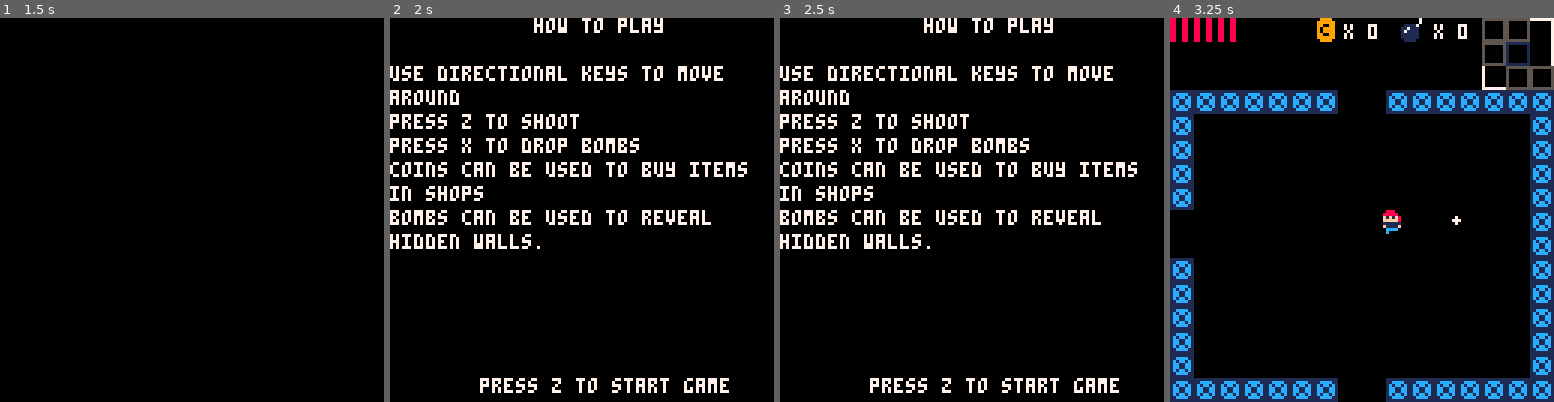
Above: before the commit, frames 1-4 (left to right).
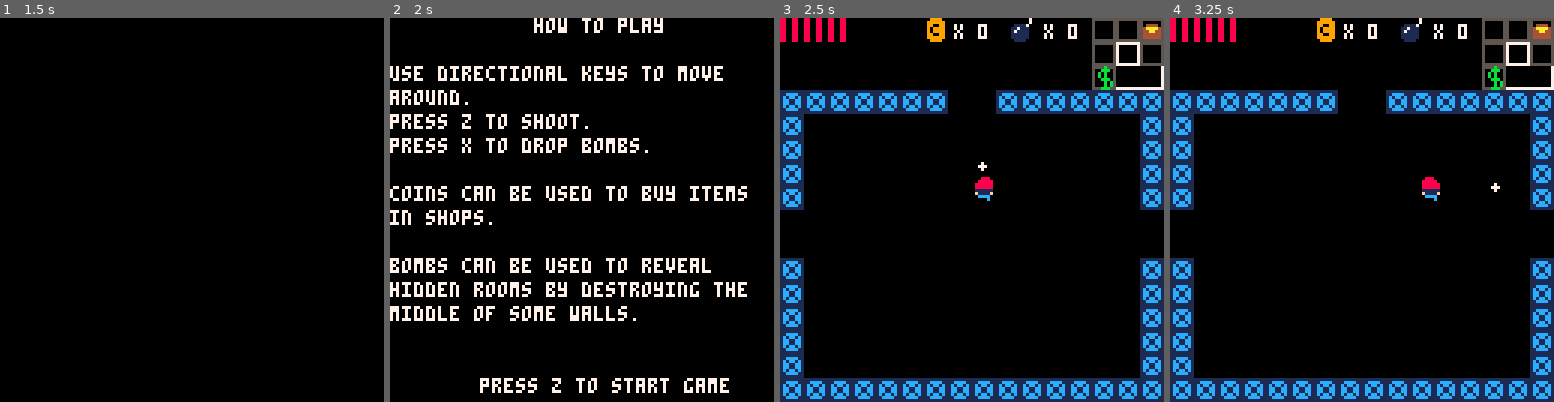
Above: after the commit, the same moments.

Repository: EliasJMote/Roguelike
Game: PICO-8 cartridge roguelike.p8
Two runs of this game, one before a commit and one after it. Both use one fixed random seed, a clock stepped at 60 frames per second and the inputs below.
Inputs:
- Up to frame 1 (1.5 s): tap X (X key) at 0.33, 1.07 s; tap O (Z key) at 0.7 s
- Up to frame 2 (2 s): hold Right from 1.6 s (still down); tap O (Z key) at 1.7 s; tap X (X key) at 1.85 s
- Up to frame 3 (2.5 s): release Right at 2.1 s; tap O (Z key) at 2.1 s; hold Up 2.15-2.42 s; hold Right from 2.47 s (still down)
- Up to frame 4 (3.25 s): tap O (Z key) at 2.5, 2.9 s; tap X (X key) at 2.97 s; release Right at 3.03 s; hold Left from 3.08 s (still down)

Frame 1 is identical in both runs. In frame 2, 8.7% of the frame differs, in the area x 0-93%, y 21-79%; in frame 3, 29%, in the area x 0-100%, y 0-100%; in frame 4, 3.4%.

Commit message:
V0.4.0 - Added ice shot powerup, stats screen, treasure rooms, post-hit invincibility, enemy health, chill status to enemies

Diff:
--- a/roguelike.p8
+++ b/roguelike.p8
@@ -40,7 +40,8 @@
         boss=8,
         shop=9,
         angel=2,
-        devil=2
+        devil=2,
+        treasure=2,
     }
 
     g.map_spr_table = {
@@ -55,14 +56,20 @@
         angel=25,
         devil=26,
         shop=27,
-        error=28,
+        treasure=28,
+        error=29,
     }
 
     g.rainbow_colors = {8,9,10,11,3,12,1,2}
 
     g.enemy_table_name = {demon=35,skeleton=37,wizard=39}
     g.enemy_table_ai = {demon=1,skeleton=3,wizard=2}
-    g.object_table_name = {penny=15,nickel=31,dime=47,bomb=63}
+    g.object_table_name =   {
+                                penny=15,nickel=31,dime=47,bomb=63,
+                                ice_shot=66,stone_shot=67,fire_shot=68,poison_shot=69,
+                            }
+
+    g.powerup_pool = {"ice_shot"}
     g.object_table_price = {penny=0,nickel=0,dime=0,heart=3,soul_heart=5,bomb=3}
 
     -- create helper functions accessible from the global state
@@ -235,6 +242,16 @@
         g.p1.bombs = 0
         g.p1.status = "normal"
         g.p1.status_timer = 0
+        g.p1.is_invincible = false
+        g.p1.inv_timer = 0
+
+        -- stats
+        g.p1.spd = 1.5
+        g.p1.shot_range = 56
+        g.p1.shot_atk = 1
+        g.p1.shot_cooldown = 15
+        g.p1.shot_statuses = {}
+        g.p1.luck = 0
 
         -- for debugging
         g.p1.current_status = 1
@@ -551,6 +568,9 @@
         end
 
         -- generate a treasure room
+        while(count_room_type(f,"treasure") == 0) do
+            g.e_pool,g.o_pool,f = create_room(g,f,"treasure")
+        end
 
         -- generate a secret room
         while(count_room_type(f,"secret") == 0) do
@@ -592,6 +612,10 @@
 
         for r in all(f) do
 
+            -- all rooms must be connected
+            if(count_room_connections(f,r) < 1) then
+                return false
+            end
 
             --[[
             if(r.name == "boss") then
@@ -917,6 +941,13 @@
                         g.p1.money += 10
                     elseif(o.name == "bomb") then
                         g.p1.bombs += 1
+                    elseif(o.name == "ice_shot") then
+                        add(g.p1.shot_statuses,"chill")
+                        for p in all(g.powerup_pool) do
+                            if(p == o.name) then
+                                del(g.powerup_pool,p)
+                            end
+                        end
                     end
                     sfx(2)
                 end
@@ -927,16 +958,18 @@
     end
 
     -- actor takes damage
-    function act_take_dmg(act,shots,shot)
-        if(act.status ~= "stone" and act.status ~= "invincible") then
+    function act_take_dmg(act,shots,shot,is_enemy)
+        if(act.status ~= "stone" and not act.is_invincible) then
             if(shot ~= nil) then
                 if(shot.pierce ~= true) del(shots,shot)
-                if(shot.status ~= nil) act.status = shot.status
-            end
-            act.cur_health -= 1
+                if(shot.status ~= nil and act.status == "normal") act.status = shot.status
+            end
+            act.cur_health -= shot.atk or 1
+            act.is_invincible = true
             sfx(1)
             if(act.cur_health <= 0) then
                 create_event({name="create particles",x=act.x,y=act.y,w=act.w,h=act.h})
+                if(is_enemy) create_event({name="enemy death", enemy=act})
             end
         end
         return act,shots
@@ -964,7 +997,12 @@
 
             -- if a shot hits a block
             if solid_area(blks,s.x,s.y,s.w,s.h) and not s.spectral then
-                create_event({name="create particles",x=s.x,y=s.y,w=s.w,h=s.h,clr=7})
+                local clr = 7
+                if(s.status == "chill") clr = 12
+                if(s.status == "fire") clr = 8
+                if(s.status == "poison") clr = 11
+                if(s.status == "stone") clr = 5
+                create_event({name="create particles",x=s.x,y=s.y,w=s.w,h=s.h,clr=clr})
                 del(shots,s)
                 sfx(1)
             end
@@ -1000,7 +1038,7 @@
                 if(e.timer == 60) then
 
                     for i=0,3 do
-                        add(enemy_shots,{x=e.x,y=e.y,w=8,h=8,spd=2,angle=i*90,name="fireball"})
+                        add(enemy_shots,{x=e.x,y=e.y,w=8,h=8,spd=2,angle=i*90,name="fireball",atk=1})
                     end
 
                 end
@@ -1009,7 +1047,7 @@
 
 
                     for i=0,3 do
-                        add(enemy_shots,{x=e.x,y=e.y,w=8,h=8,spd=2,angle=i*90,name="crescent",spectral=true})
+                        add(enemy_shots,{x=e.x,y=e.y,w=8,h=8,spd=2,angle=i*90,name="crescent",spectral=true,atk=1})
                     end
 
                     local dist_x = p1.x - e.x
@@ -1024,7 +1062,7 @@
             elseif(e.ai == 3) then
                 if(e.timer == 60) then
                     for i=0,3 do
-                        add(enemy_shots,{x=e.x,y=e.y,w=8,h=8,spd=2,angle=i*90,name="iceball",status="chill"})
+                        add(enemy_shots,{x=e.x,y=e.y,w=8,h=8,spd=2,angle=i*90,name="iceball",status="chill",atk=1})
                     end
 
                 end
@@ -1039,17 +1077,17 @@
 
             elseif(e.timer >= 30 and e.timer < 60) then
                 if e.x < p1.x - 1 then
-                    e.dx = e.spd
+                    e.dx = spd
                 elseif e.x > p1.x + 1 then
-                    e.dx = -e.spd
+                    e.dx = -spd
                 else
                     e.dx = 0
                 end
 
                 if e.y < p1.y - 1 then
-                    e.dy = e.spd
+                    e.dy = spd
                 elseif e.y > p1.y + 1 then
-                    e.dy = -e.spd
+                    e.dy = -spd
                 else
                     e.dy = 0
                 end
@@ -1116,7 +1154,11 @@
         e.ai = g.enemy_table_ai[e.name]
         e.is_boss = is_boss or false
         e.timer = 0
-        e.cur_health = 1
+        e.cur_health = 3
+        e.status = "normal"
+        e.status_timer = 0
+        e.is_invincible = false
+        e.inv_timer = 0
 
         add(enemies,e)
 
@@ -1130,12 +1172,25 @@
 
         -- player shots hitting enemy
         for s in all(g.p1.shots) do
-            if(act_col(s,e)) then
-                create_event({name="enemy death", enemy=e})
-                sfx(1)
-                if(s.pierce ~= true) then
-                    del(g.p1.shots,s)
-                end
+            if(act_col(s,e)) act_take_dmg(e,g.p1.shots,s,true)
+        end
+
+        -- cure status conditions
+        if(e.status ~= "normal") then
+            e.status_timer += 1
+            if(e.status_timer >= 60) then
+                e.status = "normal"
+                e.status_timer = 0
+            end
+        else
+            e.status_timer = 0
+        end
+
+        if(e.is_invincible) then
+            e.inv_timer+=1
+            if(e.inv_timer >= 10) then
+                e.inv_timer=0
+                e.is_invincible = false
             end
         end
 
@@ -1149,6 +1204,7 @@
 
         local player = p1
 
+        -- if the 'x' key is pressed
         if(btnp(5)) then
             if(g.debug) then
                 --globals.p1.current_status = (g.p1.current_status + 1) % #g.status_ailments + 1
@@ -1156,6 +1212,8 @@
                 g.p1.current_status += 1
                 g.p1.status = g.status_ailments[g.p1.current_status % #g.status_ailments + 1]
             else
+
+                -- drop a bomb at the player's current pos
                 if(g.p1.bombs >= 1) then
                     add(g.bombs,{x=g.p1.x,y=g.p1.y,timer=0})
                     g.p1.bombs -= 1
@@ -1171,7 +1229,7 @@
 
 
                 player.num = 1
-                local spd = 1.5
+                local spd = g.p1.spd
                 if(p1.status == "chill") spd /= 2
 
                 -- horizontal movement
@@ -1204,7 +1262,7 @@
 
             -- stop horizontal movement
             if not btn(0) and not btn(1) then
-                if g.p1.dx ~= 0 then
+                if p1.dx ~= 0 then
                     player.dx = 0
                     create_event({name="stop moving horizontally",player=player})
                 end
@@ -1212,16 +1270,36 @@
 
             -- stop vertical movement
             if not btn(2) and not btn(3) then
-                if g.p1.dy ~= 0 then
+                if p1.dy ~= 0 then
                     player.dy = 0
                     create_event({name="stop moving vertically",player=player})
                 end
             end
 
             -- shoot
-            if(btn(4) and g.p1.can_shoot == true) then
-                add(g.p1.shots,{x=p1.x+3,y=p1.y+3,w=2,h=2,spd=2,angle=player.angle,spectral=false,dist=56,x_init=p1.x,y_init=p1.y})
-                g.p1.can_shoot = false
+            if(btn(4) and p1.can_shoot == true) then
+                local shot_status = nil
+                for s in all(g.p1.shot_statuses) do
+                    -- chance of player shot being special based on luck
+                    if(p1.luck >= flr(rnd(4))) then
+                        shot_status = s
+                        break
+                    end
+                end
+
+                add(p1.shots, {
+                                    x=p1.x+3,y=p1.y+3,w=2,h=2,
+                                    angle=player.angle,
+                                    x_init=p1.x,
+                                    y_init=p1.y,
+                                    spd=2,
+                                    dist=p1.shot_range,
+                                    spectral=false,
+                                    status = shot_status,
+                                    atk=p1.shot_atk
+                                }
+                    )
+                p1.can_shoot = false
                 sfx(0)
                 --create_event({name="activate polling",act=p1})
             end
@@ -1234,7 +1312,7 @@
     function update_player(p1)
         -- recharge the player's shot ability
         if(p1.can_shoot == false) then
-            if(p1.shot_timer >= 15) then
+            if(p1.shot_timer >= g.p1.shot_cooldown) then
                 p1.shot_timer = 0
                 p1.can_shoot = true
             else
@@ -1243,7 +1321,7 @@
         end
 
         -- cure status conditions
-        if(status ~= "normal") then
+        if(p1.status ~= "normal") then
             p1.status_timer += 1
             if(p1.status_timer >= 60) then
                 p1.status = "normal"
@@ -1252,6 +1330,15 @@
         else
             p1.status_timer = 0
         end
+
+        if(p1.is_invincible) then
+            p1.inv_timer+=1
+            if(p1.inv_timer >= 30) then
+                p1.inv_timer=0
+                p1.is_invincible = false
+            end
+        end
+
         return p1
     end
 
@@ -1333,12 +1420,20 @@
             add(objects,{x=128-8-16,y=32+16,w=8,h=8,name=obj_name})
             add(objects,{x=8+16,y=128-16-16,w=8,h=8,name=obj_name})
             add(objects,{x=128-8-16,y=128-16-16,w=8,h=8,name=obj_name})
-        end
-
-        if(room_name == "shop") then
+
+        elseif(room_name == "shop") then
             add(objects,{x=8+34,y=52+16,w=8,h=8,name="bomb"})
             add(objects,{x=8+50,y=52+16,w=8,h=8,name="bomb"})
             add(objects,{x=8+66,y=52+16,w=8,h=8,name="bomb"})
+
+        elseif(room_name == "treasure") then
+
+            if(#g.powerup_pool >= 1) then
+                -- pick a powerup from the powerup pool
+                local powerup = flr(rnd(#g.powerup_pool)) + 1
+
+                add(objects,{x=8+50,y=52+16,w=8,h=8,name=g.powerup_pool[powerup]})
+            end
         end
 
         return {x=x,y=y,objects=objects}
@@ -1432,7 +1526,7 @@
             end
 
             for enemy in all(g.enemies) do
-                if(act_col(enemy,e_aoe)) create_event({name = "enemy death",enemy=enemy})
+                if(act_col(enemy,e_aoe)) act_take_dmg(enemy,{},{atk=2},true) --create_event({name = "enemy death",enemy=enemy})
             end
         end
 
@@ -1449,8 +1543,16 @@
     color(7)
 
     if(g.game_state == "opening_credits") then
+        -- show the roc studios logo
         sspr(32*3, 32*3, 32, 32, 32, 16, 64, 64)
         sspr(32*2, 32*3+16, 32, 16, 32, 16+64, 64, 32)
+
+        -- player can skip the logo
+        if(g.timer < 60 and btnp(4)) then
+            g.timer = 60
+        end
+
+        -- screen wipe after 60 frames
         if(g.timer >= 60) then
             rectfill(0, 0, 128, (g.timer-60)*5, 0)
             color(7)
@@ -1459,18 +1561,19 @@
 	elseif(g.game_state == "title") then
 		print("untitled roguelike", 32, 0)
 		print("press z to start", 36, 64)
-		print("v0.3.0",104,120)
+		print("v0.4.0",104,120)
 
     elseif(g.game_state == "how_to_play") then
         print("how to play", 48, 0)
         print("use directional keys to move", 0, 16)
-        print("around", 0, 24)
-        print("press z to shoot", 0, 32)
-        print("press x to drop bombs", 0, 40)
-        print("coins can be used to buy items", 0, 48)
-        print("in shops", 0, 56)
-        print("bombs can be used to reveal", 0, 64)
-        print("hidden walls.", 0, 72)
+        print("around.", 0, 24)
+        print("press z to shoot.", 0, 32)
+        print("press x to drop bombs.", 0, 40)
+        print("coins can be used to buy items", 0, 56)
+        print("in shops.", 0, 64)
+        print("bombs can be used to reveal", 0, 80)
+        print("hidden rooms by destroying the", 0, 88)
+        print("middle of some walls.", 0, 96)
         print("press z to start game", 30, 120)
 
 	elseif(g.game_state == "game") then
@@ -1484,12 +1587,26 @@
 
 		-- draw player shots
 		for s in all(g.p1.shots) do
-			circfill(s.x,s.y,s.w/2,7)
+            local clr = 7
+            if(s.status == "fire") clr = 8
+            if(s.status == "poison") clr = 11
+            if(s.status == "chill") clr = 12
+            if(s.status == "stone") clr = 5
+			circfill(s.x,s.y,s.w/2,clr)
 		end
 
 		-- draw enemies
 		for e in all(g.enemies) do
-			spr(e.spr+flr(g.timer/10)%2,e.x,e.y)
+            if(e.is_invincible == false or g.timer % 2 == 0) then
+                if(e.status == "chill") then
+                    --print(e.status,0,8)
+                    for c=0,15 do
+                        pal(c,12)
+                    end
+                end
+    			spr(e.spr+flr(g.timer/10)%2,e.x,e.y)
+                pal()
+            end
 		end
 
 		-- draw enemy shots
@@ -1588,32 +1705,34 @@
 
         -- draw player
         if(g.p1.cur_health > 0) then
-            if(g.p1.status == "stone") then
-                pal(1,5)
-                pal(8,5)
-                pal(12,6)
-                pal(15,7)
-                if(g.p1.xdir == "left") then
-                    spr(g.p1.spr, g.p1.x, g.p1.y, 1, 1, true)
+            if(g.p1.is_invincible == false or g.timer % 2 == 0) then
+                if(g.p1.status == "stone") then
+                    pal(1,5)
+                    pal(8,5)
+                    pal(12,6)
+                    pal(15,7)
+                    if(g.p1.xdir == "left") then
+                        spr(g.p1.spr, g.p1.x, g.p1.y, 1, 1, true)
+                    else
+                        spr(g.p1.spr, g.p1.x, g.p1.y)
+                    end
                 else
-                    spr(g.p1.spr, g.p1.x, g.p1.y)
-                end
-            else
-                if(g.p1.status == "chill") then
-                    pal(8,12)
-                    pal(15,12)
-                elseif(g.p1.status == "poison") then
-                    pal(1,3)
-                    pal(8,3)
-                    pal(12,3)
-                    pal(15,11)
-                end
-                if(g.p1.xdir == "left") then
-                    spr(g.p1.spr+flr(g.timer/10)%2, g.p1.x, g.p1.y, 1, 1, true)
-                else
-                    spr(g.p1.spr+flr(g.timer/10)%2, g.p1.x, g.p1.y)
-                end
-
+                    if(g.p1.status == "chill") then
+                        pal(8,12)
+                        pal(15,12)
+                    elseif(g.p1.status == "poison") then
+                        pal(1,3)
+                        pal(8,3)
+                        pal(12,3)
+                        pal(15,11)
+                    end
+                    if(g.p1.xdir == "left") then
+                        spr(g.p1.spr+flr(g.timer/10)%2, g.p1.x, g.p1.y, 1, 1, true)
+                    else
+                        spr(g.p1.spr+flr(g.timer/10)%2, g.p1.x, g.p1.y)
+                    end
+
+                end
             end
         else
             rectfill(24,64,96,76,0)
@@ -1629,6 +1748,21 @@
 
     elseif g.game_state == "map" then
         draw_map(g)
+
+    elseif g.game_state == "stats" then
+        rect(0,0,127,127,7)
+        print("stats",56,4)
+        print("atk: " .. g.p1.shot_atk,32,48)
+        print("shot cooldown: " .. g.p1.shot_cooldown,32,56)
+        print("shot range: " .. g.p1.shot_range,32,64)
+        print("speed: " .. g.p1.spd,32,72)
+        print("luck: " .. g.p1.luck,32,80)
+        --spr(g.object_table_name["ice_shot"],4,116)
+        for p in all(g.p1.shot_statuses) do
+            if(p == "chill") then
+                spr(g.object_table_name["ice_shot"],4,116)
+            end
+        end
 	end
 
     --print(g.timer,0,0,7)
@@ -1643,14 +1777,14 @@
 00000000565665651c1cc1c180800808c0c00c0c89ab3c12e8e88e8ec0c00c0c505005053b3bb3b3511111150805656550500505565005655056650509900990
 000000005566665511cccc11880000881100001189ab3c12ee8888eecc0000cc5500005533bbbb33511111158656656555055055556556555505505509999990
 000000005555555511111111888888882222222289ab3c12eeeeeeeecccccccc5555555533333333551111555656656555500555555665555550055500999900
-0000000055555555111111115555555557777755599999557755555559999995577777755aaaaaa5855555585555b55500000000000000000000000000666600
-000000005000000510000001508800057000077590000995777000059999999977777777a0ffff0a80888808500bbb0500000000000000000000000006666660
-0000000050000005100000015086508550007705500099055777000599999999777777775aaaaaa55888888550b0b00500000000000000000000000006600660
-000000005000000510000001500565655007700550099005507770059909909977077077ff0ff0ff8808808850b0b00500000000000000000000000006066660
-000000005000000510000001580565655007700550099005500777a59909909977077077ff0ff0ff88088088500bbb0500000000000000000000000006066660
-00000000500000051000000186566565500000055000000550007aa59999999977777777ffffffff888888885000b0b500000000000000000000000006600660
-0000000050000005100000015656656550077005500990055000aaaa59099095570770755ffffff5588888855000b0b500000000000000000000000006666660
-000000005555555511111111555555555557755555599555555555aa595995955757757555ffff5555888855555bbb5500000000000000000000000000666600
+0000000055555555111111115555555557777755599999557755555559999995577777755aaaaaa5855555585555b55555555555000000000000000000666600
+000000005000000510000001508800057000077590000995777000059999999977777777a0ffff0a80888808500bbb0550000005000000000000000006666660
+0000000050000005100000015086508550007705500099055777000599999999777777775aaaaaa55888888550b0b00550444405000000000000000006600660
+000000005000000510000001500565655007700550099005507770059909909977077077ff0ff0ff8808808850b0b00554aaaa45000000000000000006066660
+000000005000000510000001580565655007700550099005500777a59909909977077077ff0ff0ff88088088500bbb05544aa445000000000000000006066660
+00000000500000051000000186566565500000055000000550007aa59999999977777777ffffffff888888885000b0b554444445000000000000000006600660
+0000000050000005100000015656656550077005500990055000aaaa59099095570770755ffffff5588888855000b0b554444445000000000000000006666660
+000000005555555511111111555555555557755555599555555555aa595995955757757555ffff5555888855555bbb5555555555000000000000000000666600
 00000000000888000008880090988800000888000007770000077700000111000001110000000000000000000000000000777700007777000007700000aaaa00
 00000000008888800088888090988880909888800077777000777770001111100011111000000000000000000000000007c77c7007000070070000700aaaaaa0
 0000000008f1f1f008f1f1f0098a8a80909a8a80077070700770707001181810011818100000000000000000000000007c7777c700077000000000000aa00aa0
@@ -1667,14 +1801,14 @@
 000000000f1111f00f1111f089999998aaa00000a000000a1cccccc1000000000000000000000000000000000000000000000000000000000000000001111110
 0000000000cccc0000cccc00089999800aaa000aa000000a01cccc10000000000000000000000000000000000000000000000000000000000000000001111110
 0000000000000c0000c0000000888800000aaaa00a0000a000111100000000000000000000000000000000000000000000000000000000000000000000111100
-00000000000000000000000000000000000000000000000000000000000000000000000000000000000000000000000000000000000000000000000000000000
-00000000000000000000000000000000000000000000000000000000000000000000000000000000000000000000000000000000000000000000000000000000
-00000000000000000000000000000000000000000000000000000000000000000000000000000000000000000000000000000000000000000000000000000000
-00000000000000000000000000000000000000000000000000000000000000000000000000000000000000000000000000000000000000000000000000000000
-00000000000000000000000000000000000000000000000000000000000000000000000000000000000000000000000000000000000000000000000000000000
-00000000000000000000000000000000000000000000000000000000000000000000000000000000000000000000000000000000000000000000000000000000
-00000000000000000000000000000000000000000000000000000000000000000000000000000000000000000000000000000000000000000000000000000000
-00000000000000000000000000000000000000000000000000000000000000000000000000000000000000000000000000000000000000000000000000000000
+00222ccc0088899900222cc0005556600088899000333bb000000000000000000000000000000000000000000000000000000000000000000000000000000000
+0022cc200088998002c2cccc056566660898999903b3bbbb00000000000000000000000000000000000000000000000000000000000000000000000000000000
+0022cccc008899990222cccc05556666088899990333bbbb00000000000000000000000000000000000000000000000000000000000000000000000000000000
+0022cc200088998022022cc0550556608808899033033bb000000000000000000000000000000000000000000000000000000000000000000000000000000000
+0022cccc008899990022222000555550008888800033333000000000000000000000000000000000000000000000000000000000000000000000000000000000
+02222c22088889882222000255550005888800083333000300000000000000000000000000000000000000000000000000000000000000000000000000000000
+02222222088888880220020005500500088008000330030000000000000000000000000000000000000000000000000000000000000000000000000000000000
+22220022888800880022202000555050008880800033303000000000000000000000000000000000000000000000000000000000000000000000000000000000
 00000000000000000000000000000000000000000000000000000000000000000000000000000000000000000000000000000000000000000000000000000000
 00000000000000000000000000000000000000000000000000000000000000000000000000000000000000000000000000000000000000000000000000000000
 00000000000000000000000000000000000000000000000000000000000000000000000000000000000000000000000000000000000000000000000000000000
Not shown, changed: readme.txt
